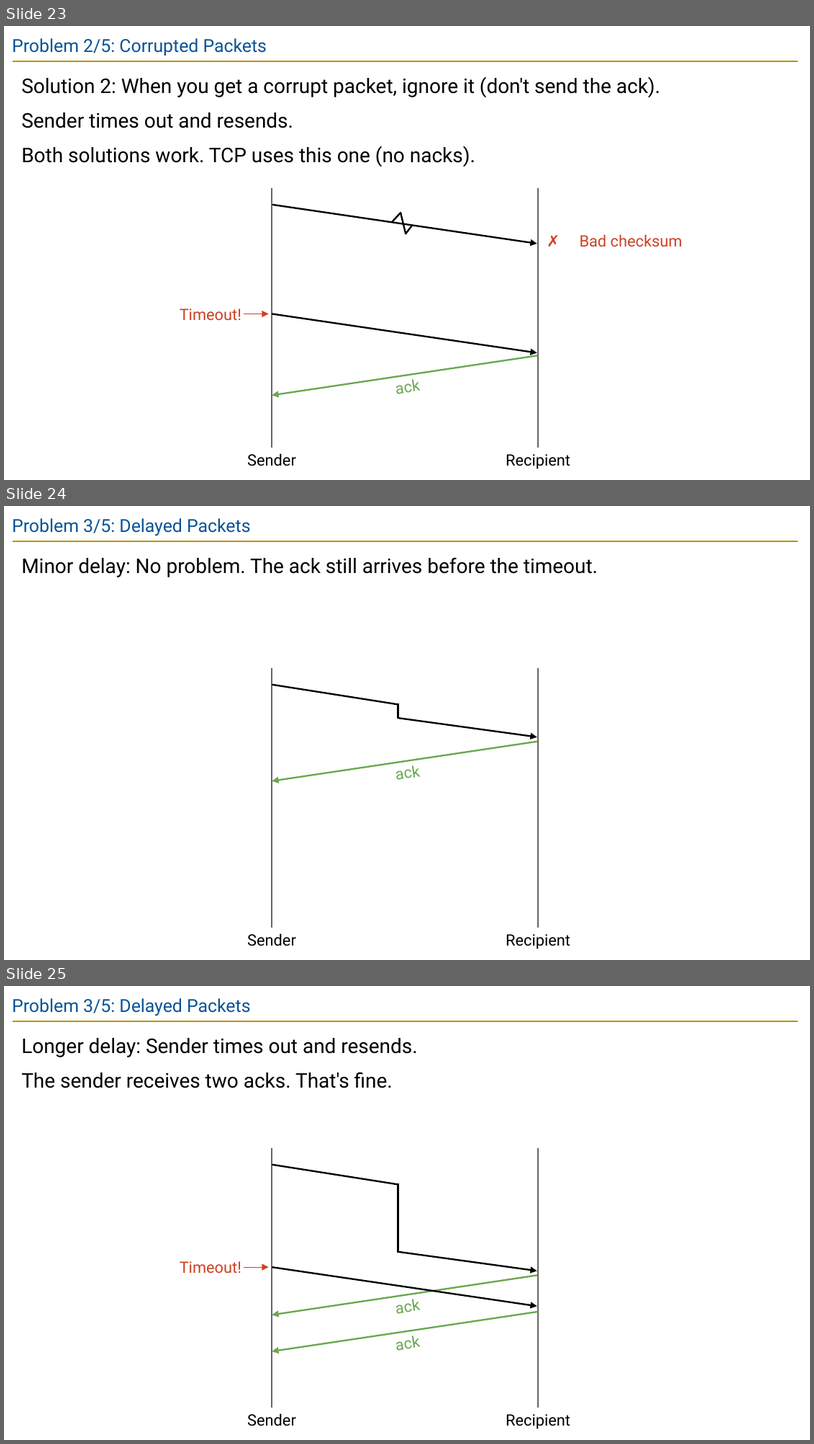
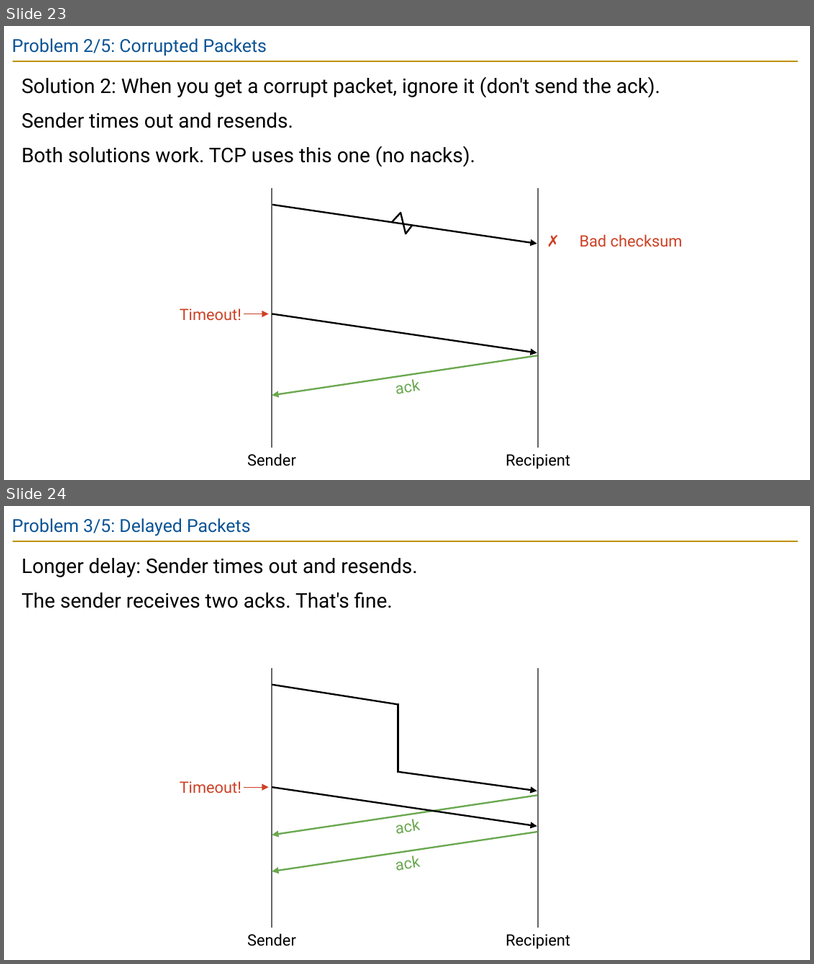
Before and after one commit to guhofstra/CSC175Sp26, a slide deck: PPTs/Lecture 10 - Reliability.pptx. Shown one above the other, each under a label of ours: slides 23, 24 and 25 before the commit, slides 23 and 24 after it. The pictures are 814x1444 and 814x964 pixels, drawn with LibreOffice and Linux fonts; fonts in the diff are those of the drawing. Boxes give left, top, right and bottom in pixels: in the first picture for what was removed or moved away, otherwise in the second. Text is boxed around its words. In the diff, an @@ line names an element or a change of style, - is before the commit and + after.

```diff
--- a/PPTs/Lecture 10 - Reliability.pptx
+++ b/PPTs/Lecture 10 - Reliability.pptx
@@ slide 24 removed at box(4, 506, 810, 960), background #FFFFFF; not listed: 1 template element that a slide beside it also shows @@
@@ title removed at box(12, 518, 250, 536) @@
-Problem 3/5: Delayed Packets
@@ text removed at box(21, 557, 598, 577) @@
-Minor delay: No problem. The ack still arrives before the timeout.
@@ line removed from (272, 668) to (272, 927) @@
@@ line removed from (539, 668) to (539, 927) @@
@@ line removed from (272, 685) to (399, 705) @@
@@ line removed from (399, 703) to (399, 719) @@
@@ arrow removed from (399, 718) to (537, 736) @@
@@ arrow removed from (538, 741) to (272, 781) @@
@@ text removed at box(387, 757, 428, 788) @@
-ack
@@ text removed at box(247, 933, 296, 946) @@
-Sender
@@ text removed at box(506, 934, 571, 949) @@
-Recipient
@@ what was slide 25 is now slide 24 @@
```
Also in this commit, not shown: 10 slides changed, 1 slide added, 3 other slides removed, 14 other files.
